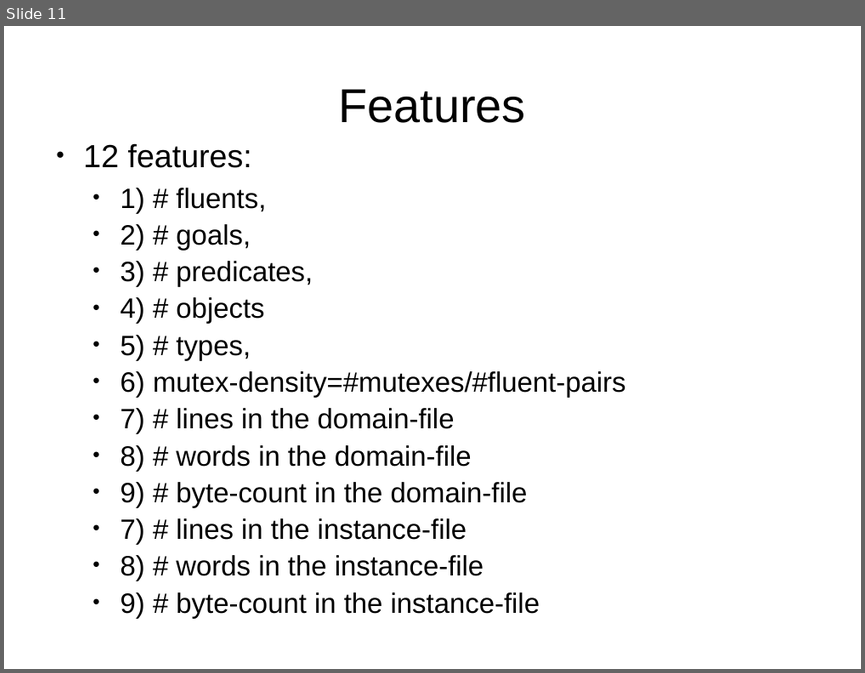
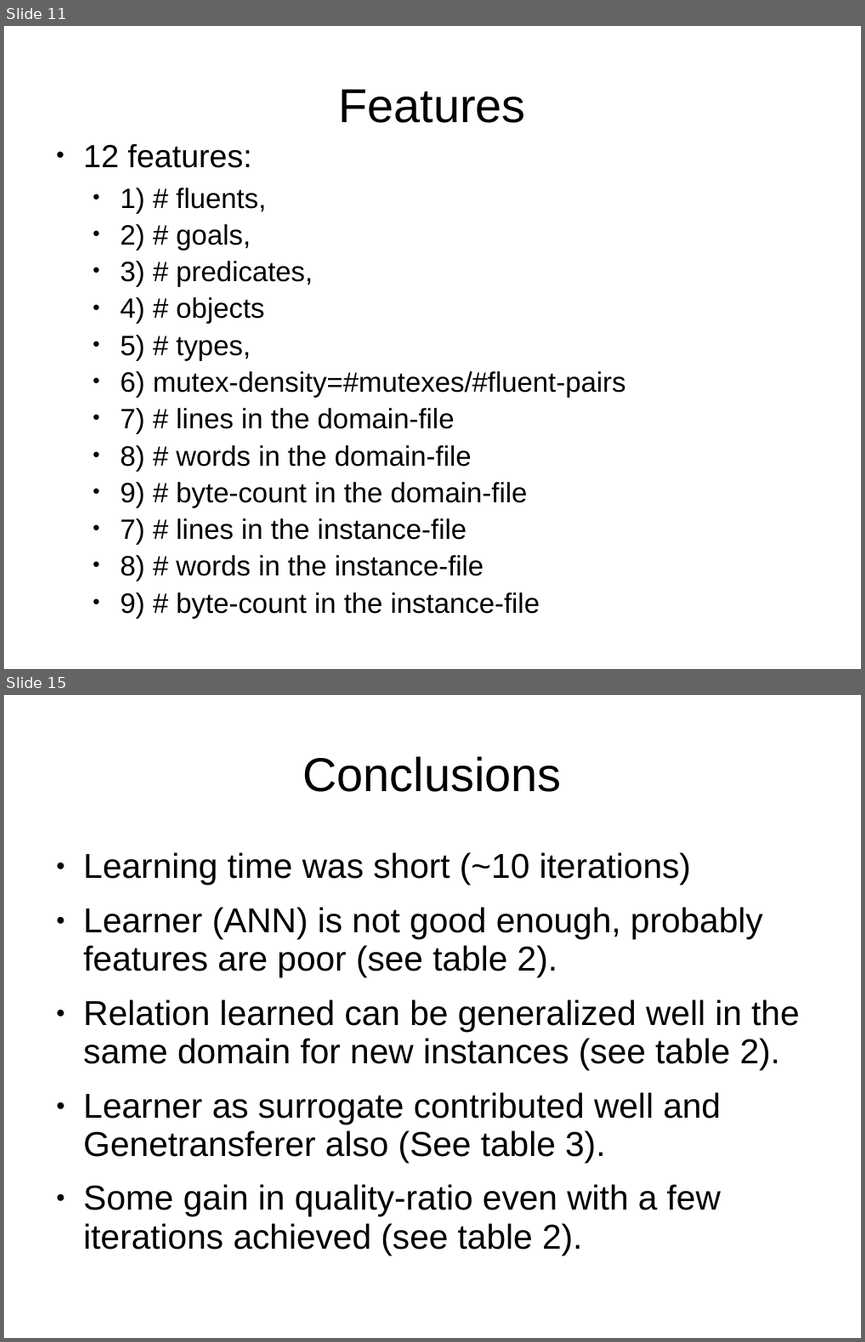
Before and after one commit to nojhan/descarwin, a slide deck: papers/GECCO2011/gecco2011brendelschoenauer/lao-gecco.ppt. Shown one above the other, each under a label of ours: slide 11 before the commit, slides 11 and 15 after it; the slides between them are not shown. The pictures are 865x673 and 865x1342 pixels, drawn with LibreOffice and Linux fonts; fonts in the diff are those of the drawing. Boxes give left, top, right and bottom in pixels: in the first picture for what was removed or moved away, otherwise in the second. Text is boxed around its words. In the diff, an @@ line names an element or a change of style, - is before the commit and + after.

```diff
--- a/papers/GECCO2011/gecco2011brendelschoenauer/lao-gecco.ppt
+++ b/papers/GECCO2011/gecco2011brendelschoenauer/lao-gecco.ppt
@@ slide 15 added at box(4, 695, 861, 1338), background #FFFFFF @@
@@ title added at box(302, 756, 561, 792), 44 pt, text #000000 @@
+Conclusions
@@ text added at box(83, 852, 799, 1254), 32 pt, text #000000 @@
+● Learning time was short (~10 iterations)
+● Learner (ANN) is not good enough, probably features are poor (see table 2).
+● Relation learned can be generalized well in the same domain for new instances (see table 2).
+● Learner as surrogate contributed well and Genetransferer also (See table 3).
+● Some gain in quality-ratio even with a few iterations achieved (see table 2).
```
Also in this commit, not shown: 3 slides changed, 1 other slide added.
